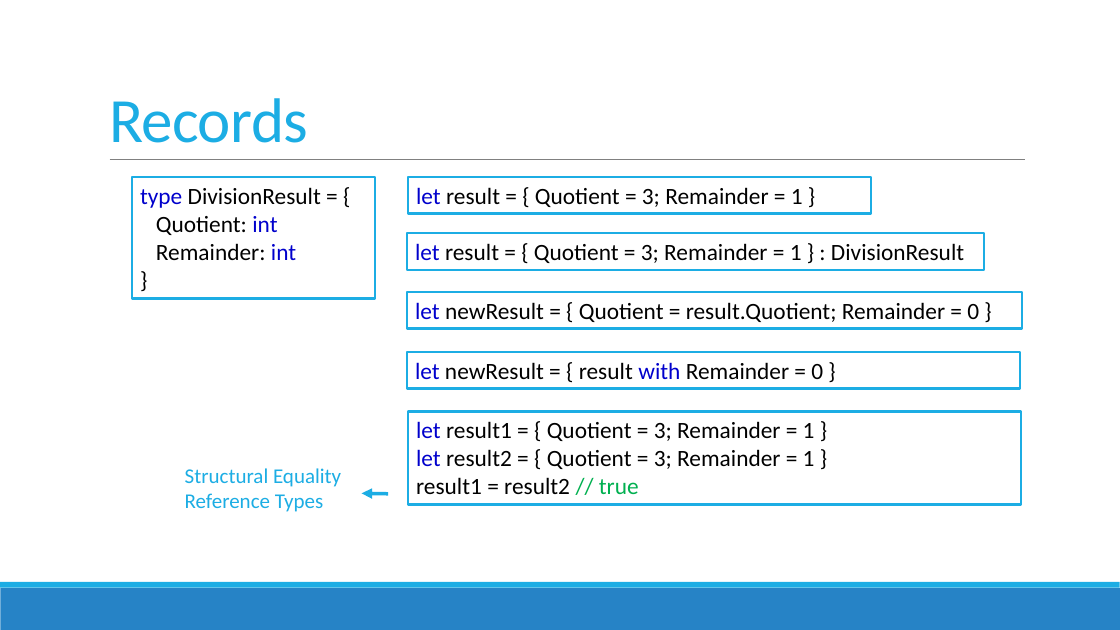
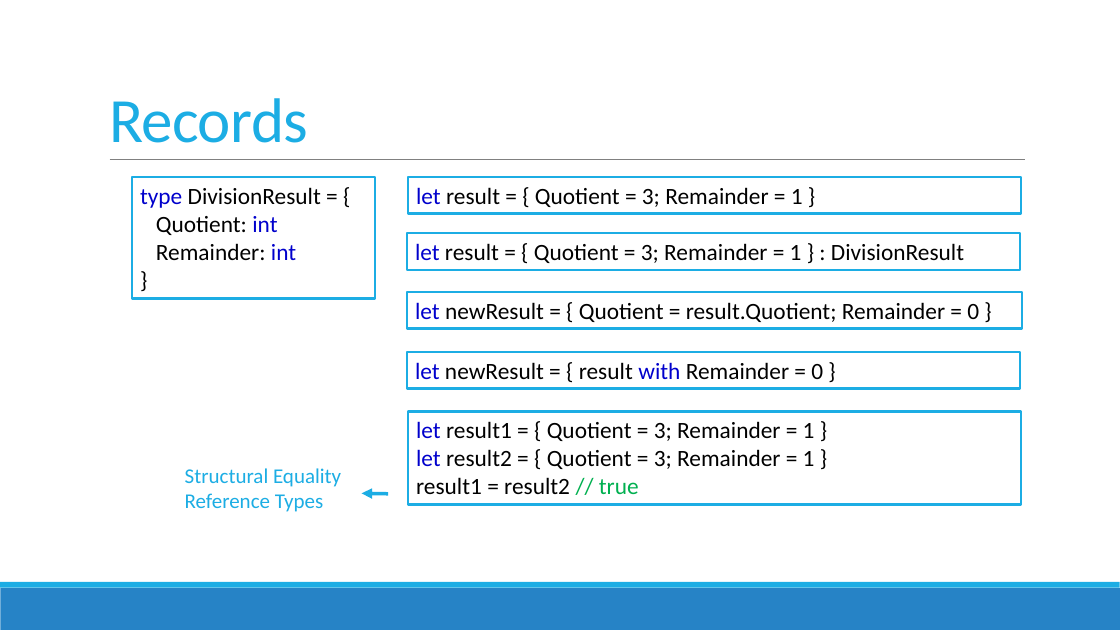
Before and after one commit to jorgef/fsharpworkshop, a slide deck: slide 15 of FSharpWorkshop_Slides.pptx. Drawn at 1120x630 pixels with LibreOffice and Linux fonts; fonts in the diff are those of the drawing. Boxes give left, top, right and bottom in pixels: in the first picture for what was removed or moved away, otherwise in the second. Text is boxed around its words. In the diff, an @@ line names an element or a change of style, - is before the commit and + after.

```diff
--- a/FSharpWorkshop_Slides.pptx
+++ b/FSharpWorkshop_Slides.pptx
@@ rectangle "let result = { Quotient ...": place and size @@
-rectangle "let result = { Quotient ..." at (408,177,871,214)
+rectangle "let result = { Quotient ..." at (408,177,1022,214)
@@ rectangle "let result = { Quotient ...": place and size @@
-rectangle "let result = { Quotient ..." at (407,233,984,270)
+rectangle "let result = { Quotient ..." at (407,233,1020,270)
```
Also in this commit, not shown: 8 other slides changed, 1 other file.
